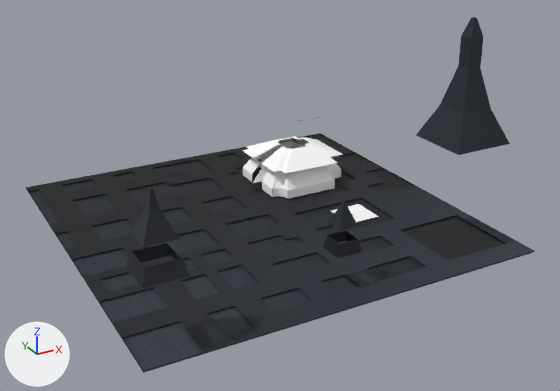
One commit to the OBJ model mesh/city/floor.obj: the scene before it, then after it.
Both versions are drawn from a 50 mm lens placed at (-6.83, -13.4, 7.08), pointed at (0.11, -0.77, 0.76). Lighting does not change. The marker at lower left points along +X, +Y and +Z. Where no turn or scale is listed for an object, it has been applied to the vertices. Vertices at the same position are counted once.

Objects in the first picture: 'piso_Cube.001'.
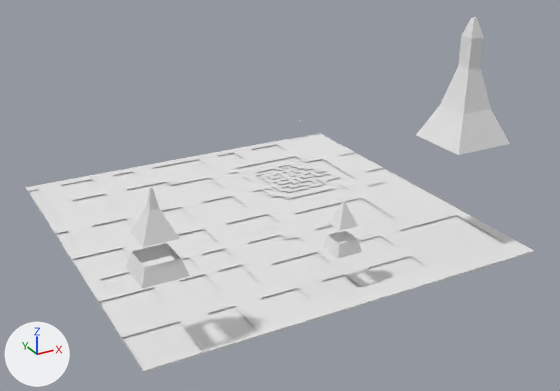
What differs and where, as boxes (x1, y1, x2, y2) in the pictures (560 x 391 px):
part 1 of me_piso_cube_001, deleted
    before: (242, 136, 379, 222)
part 2 of me_piso_cube_001, recoloured (black to white)
    both: (26, 17, 535, 373)

The change in detail:
Material 'Material.002' (mat_material_002) is new.
Its base color is (0.8, 0.8, 0.8) (white #e7e7e7).
Its roughness is 1.0.
me_piso_cube_001 is used by ob_piso_cube_001; location (0.0, 0.0, 0.0).
me_piso_cube_001 had 8146 vertices, 15032 faces and spanned x -4.0..4.0, y -4.0..4.0, z -0.03..4.4.
me_piso_cube_001 now has 7677 vertices, 13761 faces, 156 loose edges and spans x -4.0..4.0, y -4.0..4.0, z -0.03..4.4.
me_piso_cube_001 part 1: 466 vertices removed from x 0.5..2.75, y -1.25..2.5, z 0.01..0.89.
me_piso_cube_001 part 2: 13592 faces spanning x -4.0..4.0, y -4.0..4.0, z -0.03..4.4 switch from mat_material_001 (picture img_grafito2_jpg) to mat_material_002 (white #e7e7e7).
